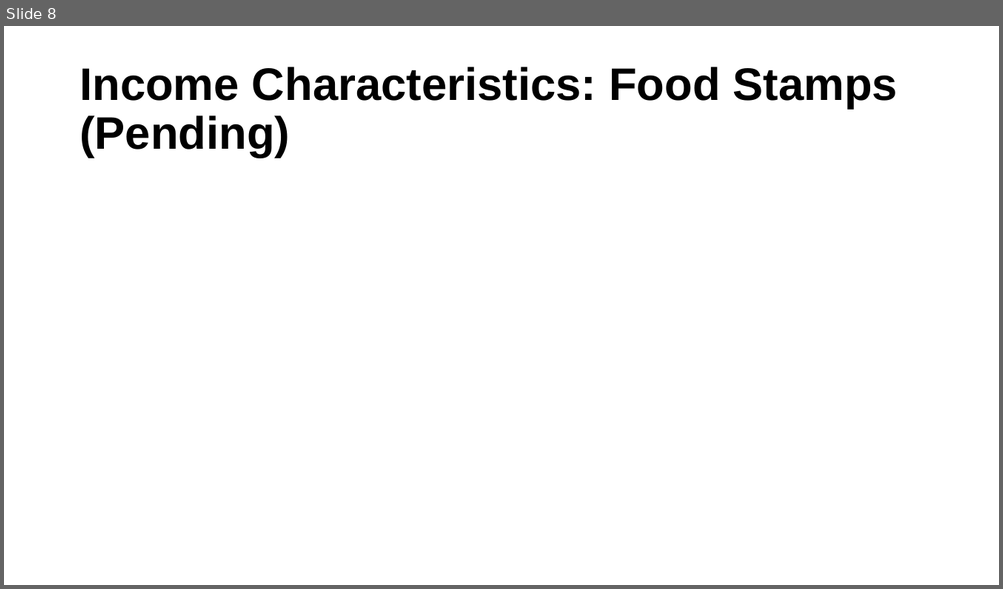
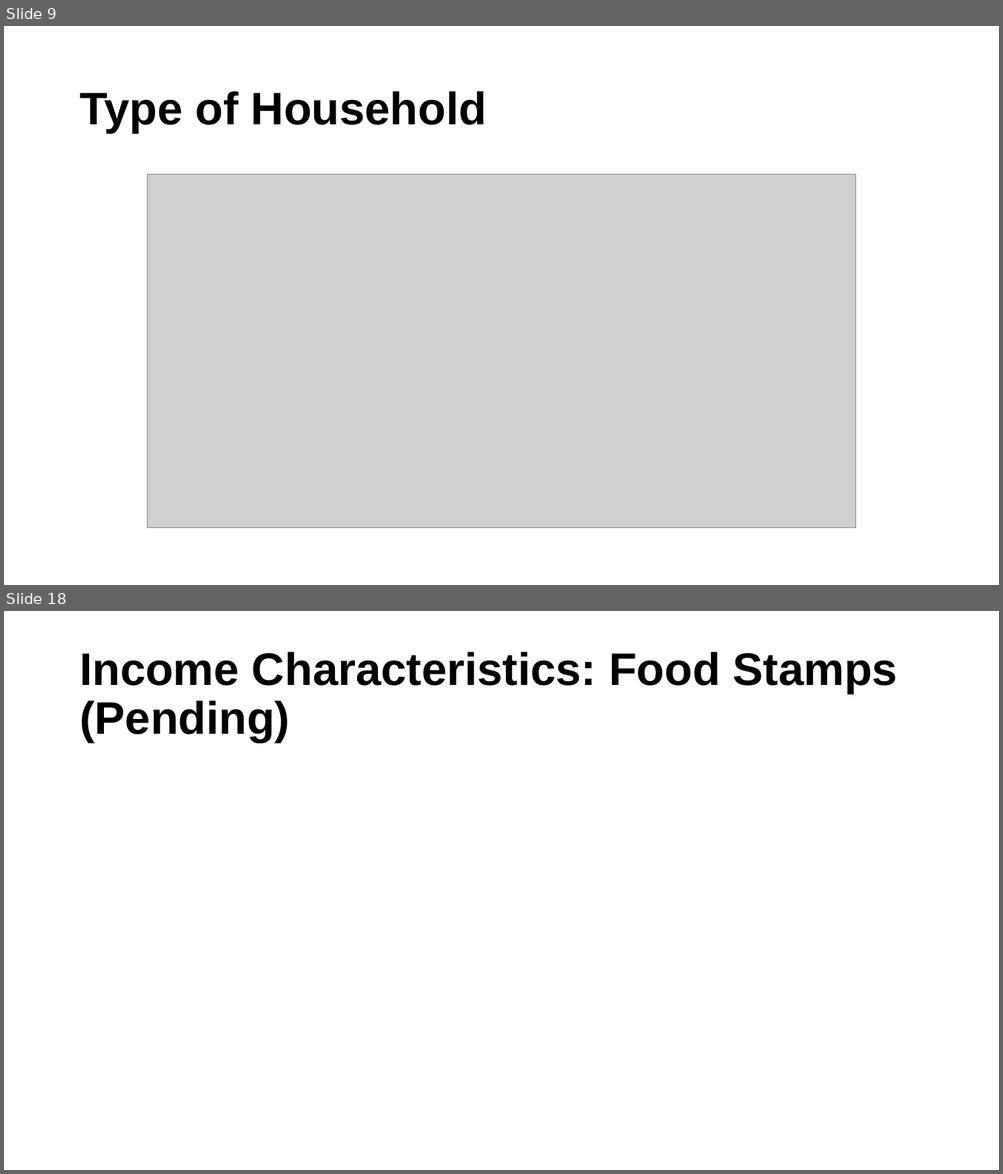
Before and after one commit to ucdiegorubi/oy_census_analysis, a slide deck: create_powerpoint/household_structure_estimates.pptx. Shown one above the other, each under a label of ours: slide 8 before the commit, slides 9 and 18 after it; the slides between them are not shown. The pictures are 1003x589 and 1003x1174 pixels, drawn with LibreOffice and Linux fonts; fonts in the diff are those of the drawing; grey boxes stand for pictures; background and template pictures are left out. Boxes give left, top, right and bottom in pixels: in the first picture for what was removed or moved away, otherwise in the second. Text is boxed around its words. In the diff, an @@ line names an element or a change of style, - is before the commit and + after.

Commit message:
updates to movisualizations and added stuff about number of oy households and whatnot

```diff
--- a/create_powerpoint/household_structure_estimates.pptx
+++ b/create_powerpoint/household_structure_estimates.pptx
@@ slide 9 added at [4, 26, 999, 585], background #FFFFFF @@
@@ title added at [79, 91, 486, 133], 44 pt, text #000000, bold @@
+Type of Household
@@ picture added at [148, 175, 856, 529] @@
@@ what was slide 8 is now slide 18 @@
```
Also in this commit, not shown: 2 slides changed, 6 other slides added, 6 other files.
